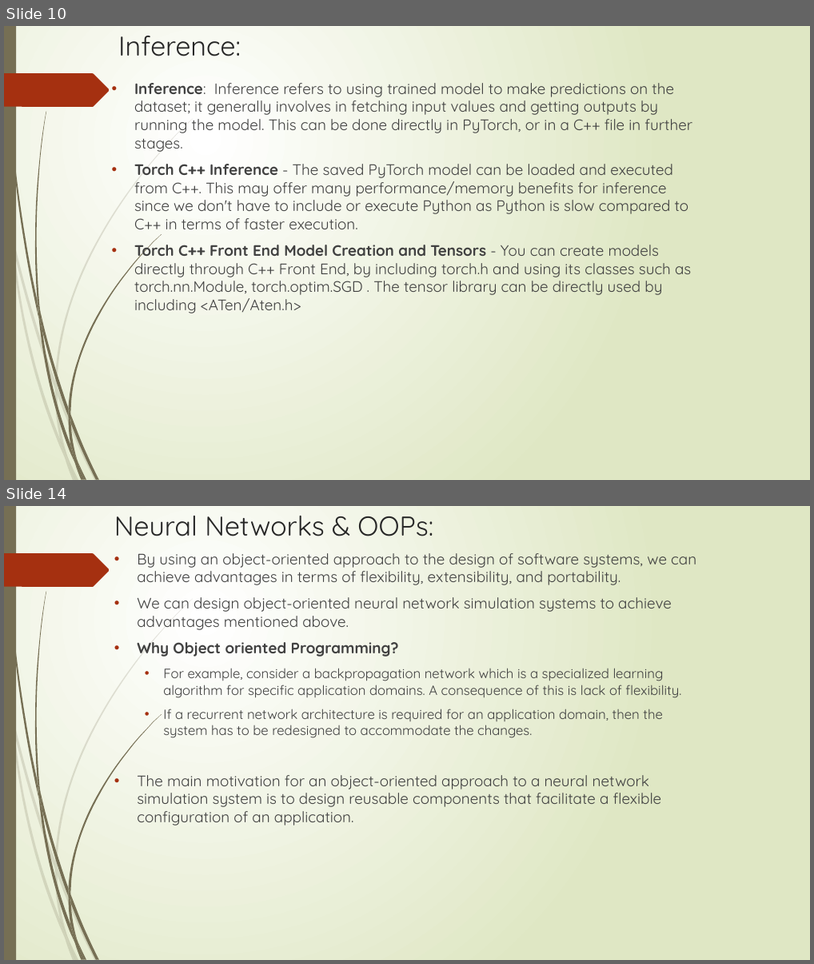
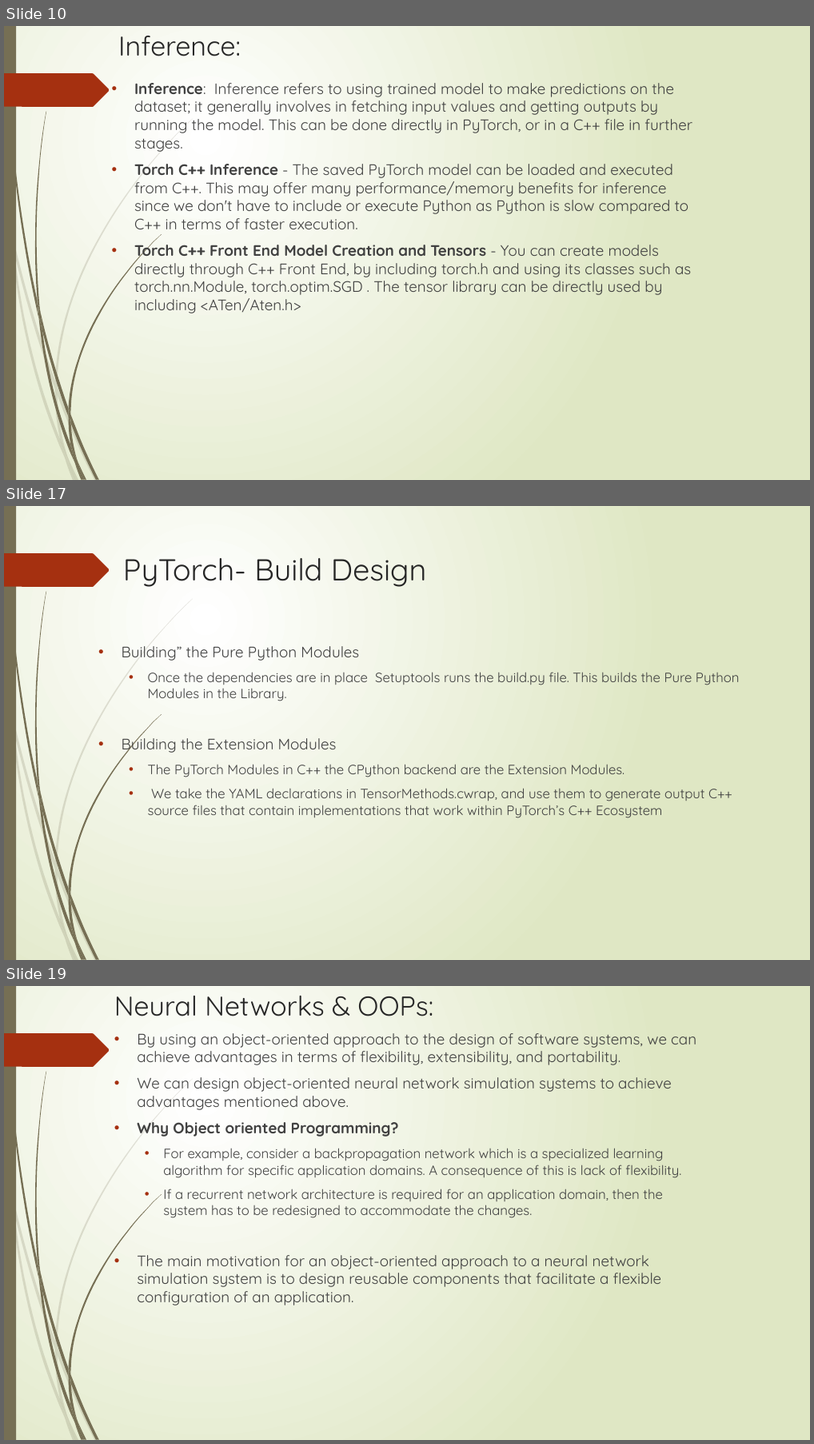
Before and after one commit to DivJAth/OOADPytorch, a slide deck: Grad_Presentation.pptx. Shown one above the other, each under a label of ours: slides 10 and 14 before the commit, slides 10, 17 and 19 after it; the slides between them are not shown. The pictures are 814x964 and 814x1444 pixels, drawn with LibreOffice and Linux fonts; fonts in the diff are those of the drawing. Boxes give left, top, right and bottom in pixels: in the first picture for what was removed or moved away, otherwise in the second. Text is boxed around its words. In the diff, an @@ line names an element or a change of style, - is before the commit and + after.

```diff
--- a/Grad_Presentation.pptx
+++ b/Grad_Presentation.pptx
@@ slide 17 added at (4,506,810,960), background gradient #FFFFFF to #DFE8C4; not listed: 24 template elements that a slide beside it also shows @@
@@ title added at (123,558,427,587), 36 pt, text #262626 @@
+PyTorch- Build Design
@@ text added at (122,646,740,818), 16 pt, text #404040 @@
+• Building” the Pure Python Modules
+  • Once the dependencies are in place Setuptools runs the build.py file. This builds the Pure Python Modules in the Library.
+• Building the Extension Modules
+  • The PyTorch Modules in C++ the CPython backend are the Extension Modules.
+  • We take the YAML declarations in TensorMethods.cwrap, and use them to generate output C++ source files that contain implementations that work within PyTorch’s C++ Ecosystem
@@ what was slide 14 is now slide 19 @@
```
Also in this commit, not shown: 2 slides changed, 8 other slides added, 2 slides removed, 1 other file.
